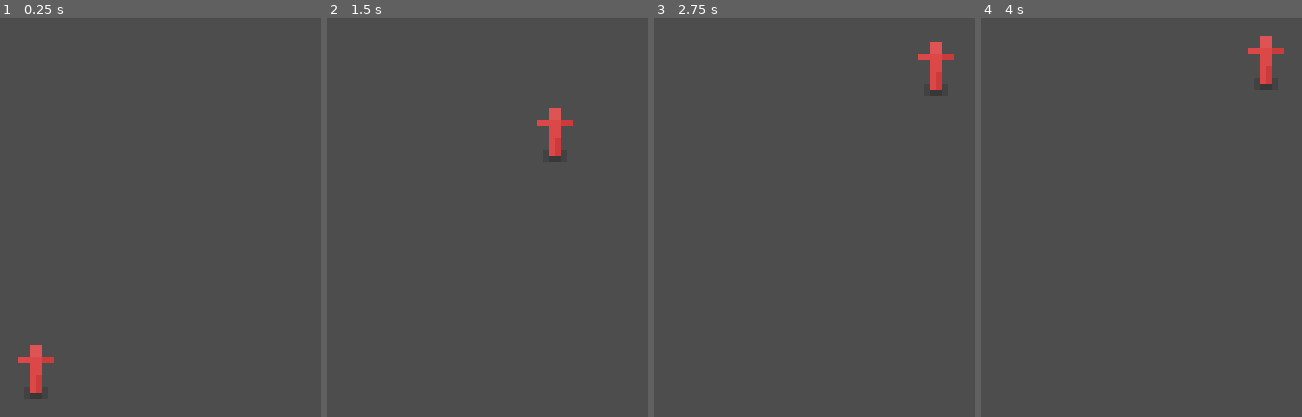
Above: before the commit, frames 1-4 (left to right).
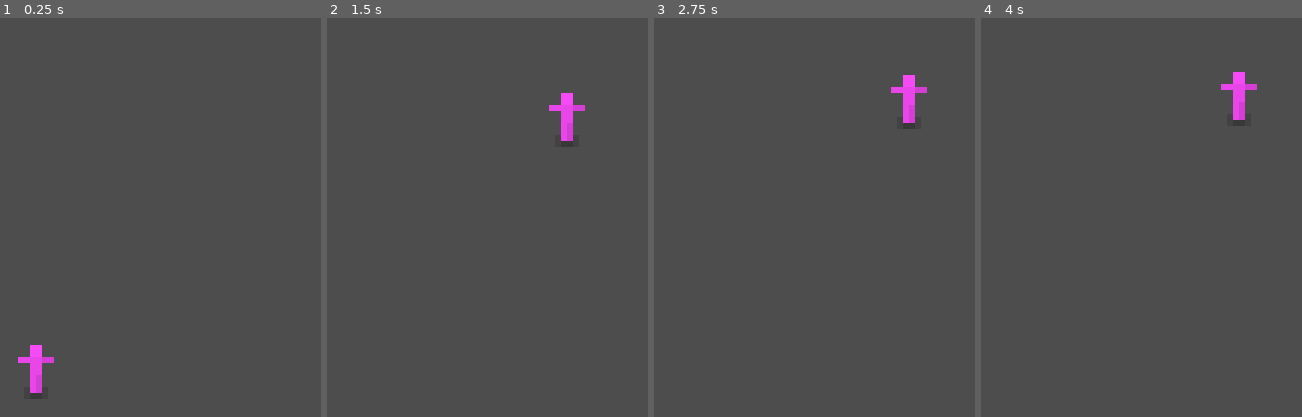
Above: after the commit, the same moments.

Repository: bkopchains/godot-mans
Game: Godot game, scene res://scenes/main.tscn
The game is run twice, just before and just after one commit, with the same random seed, the same clock (stepped at 60 frames per second) and the same inputs.
Inputs (mouse positions are in pixels of both pictures, inside the frame that each line leads up to):
- Up to frame 1 (0.25 s): no input
- Up to frame 2 (1.5 s): tap Enter at 0.5 s; drag from (362, 369) to (554, 129) at 0.52 s; tap Space at 1.25 s; drag from (outside the picture) to (519, 177) at 1.27 s
- Up to frame 3 (2.75 s): tap Enter at 2 s; move the mouse to (881, 129) at 2.02 s; tap 1 at 2.1 s; click (881, 129) at 2.17 s
- Up to frame 4 (4 s): tap Space at 2.75 s; drag from (outside the picture) to (outside the picture) at 2.77 s; tap Enter at 3.5 s; move the mouse to (outside the picture) at 3.52 s; tap 1 at 3.6 s; click (outside the picture) at 3.67 s

The runs differ from the first frame. In frame 1, 0.6% of the frame differs, in the area x 5-17%, y 81-94%; in frame 2, 1.0%; in frame 3, 1.1%, in the area x 73-94%, y 6-27%; in frame 4, 1.1%.

Commit message:
physics and multicolor mans

Diff:
--- a/scenes/mans.tscn
+++ b/scenes/mans.tscn
@@ -1,7 +1,11 @@
-[gd_scene load_steps=6 format=3 uid="uid://q3om0n6fljfc"]
+[gd_scene load_steps=8 format=3 uid="uid://q3om0n6fljfc"]
 
 [ext_resource type="Script" path="res://scripts/mans.gd" id="1_h6m7i"]
 [ext_resource type="Texture2D" uid="uid://b2wixdyi3dao5" path="res://assets/sprites/mans.png" id="2_psv55"]
+
+[sub_resource type="PhysicsMaterial" id="PhysicsMaterial_8kqxp"]
+friction = 0.0
+bounce = 0.5
 
 [sub_resource type="CapsuleShape2D" id="CapsuleShape2D_sg6qj"]
 radius = 5.0
@@ -19,7 +23,15 @@
 fill_to = Vector2(0.5, 0)
 metadata/_snap_enabled = true
 
-[node name="mans" type="Node2D"]
+[sub_resource type="CapsuleShape2D" id="CapsuleShape2D_yod3x"]
+radius = 3.0
+height = 10.0
+
+[node name="mans" type="RigidBody2D"]
+physics_material_override = SubResource("PhysicsMaterial_8kqxp")
+gravity_scale = 0.0
+lock_rotation = true
+linear_damp = 1.0
 script = ExtResource("1_h6m7i")
 
 [node name="Area2D" type="Area2D" parent="."]
@@ -37,6 +49,9 @@
 offset = Vector2(0, 4)
 hframes = 5
 
-[connection signal="input_event" from="Area2D" to="." method="_on_area_2d_input_event"]
-[connection signal="mouse_entered" from="Area2D" to="." method="_on_area_2d_mouse_entered"]
-[connection signal="mouse_exited" from="Area2D" to="." method="_on_area_2d_mouse_exited"]
+[node name="CollisionShape2D" type="CollisionShape2D" parent="."]
+shape = SubResource("CapsuleShape2D_yod3x")
+
+[connection signal="input_event" from="Area2D" to="." method="_on_input_event"]
+[connection signal="mouse_entered" from="Area2D" to="." method="_on_mouse_entered"]
+[connection signal="mouse_exited" from="Area2D" to="." method="_on_mouse_exited"]
--- a/scripts/mans.gd
+++ b/scripts/mans.gd
@@ -1,31 +1,35 @@
-class_name Mans;
-extends Node2D
+class_name Mans
+extends RigidBody2D
+
 @onready var shadow: Sprite2D = $Shadow
 @onready var sprite: Sprite2D = $Sprite
 
 var is_dragging: bool = false
 var drag_offset: Vector2
-var target_position: Vector2
 var prev_position: Vector2
 var rotation_velocity: float = 0.0
-var slide_velocity: Vector2 = Vector2.ZERO
+
+var colors = [
+	Color(1, 0.3, 0.3),  # Red
+	Color(0.3, 0.3, 1),  # Blue
+	Color(0.3, 1, 0.3),  # Green
+	Color(1, 1, 0.3),    # Yellow
+	Color(1, 0.3, 1),    # Purple
+]
 
 func _ready() -> void:
-	# Wait one frame to ensure position is set
-	await get_tree().process_frame
-	target_position = position
 	prev_position = position
+	sprite.modulate = colors[randi() % colors.size()]
 
-func _on_area_2d_input_event(_viewport: Node, event: InputEvent, _shape_idx: int) -> void:
+func _on_input_event(_viewport: Node, event: InputEvent, _shape_idx: int) -> void:
 	if event is InputEventMouseButton:
 		if event.button_index == MOUSE_BUTTON_LEFT:
 			if event.pressed:
-				pick_up();
+				pick_up()
 				drag_offset = position - get_global_mouse_position()
-		# Handle mouse wheel while dragging
-		elif is_dragging and (event.button_index == MOUSE_BUTTON_WHEEL_UP or event.button_index == MOUSE_BUTTON_WHEEL_DOWN):
+		elif event.button_index == MOUSE_BUTTON_WHEEL_UP or event.button_index == MOUSE_BUTTON_WHEEL_DOWN:
 			var direction = 1 if event.button_index == MOUSE_BUTTON_WHEEL_UP else -1
-			sprite.frame = wrapi(sprite.frame + direction, 0, 5)  # 5 is number of frames
+			sprite.frame = wrapi(sprite.frame + direction, 0, 5)
 
 func _input(event: InputEvent) -> void:
 	if event is InputEventMouseButton:
@@ -34,52 +38,48 @@
 				put_down()
 		elif event.button_index == MOUSE_BUTTON_RIGHT and is_dragging:
 			if event.pressed:
-				get_viewport().set_input_as_handled()  # Prevent new mans from spawning
+				get_viewport().set_input_as_handled()
 				queue_free()
+
+	# Handle number keys for color changes while dragging
+	elif event is InputEventKey and is_dragging:
+		if event.pressed:
+			# Check for number keys 1-5
+			var key_num = event.keycode - KEY_1
+			if key_num >= 0 and key_num < colors.size():
+				sprite.modulate = colors[key_num]
 
 func _physics_process(delta: float) -> void:
 	if is_dragging:
-		target_position = get_global_mouse_position() + drag_offset
-		position = position.lerp(target_position, 0.05)  # Only lerp while dragging
+		var target = get_global_mouse_position() + drag_offset
+		var direction = (target - position)
+		linear_velocity = direction * 30
+
+	# Calculate rotation based on movement
+	if linear_velocity.length() > 1:
+		rotation_velocity = lerp(rotation_velocity, linear_velocity.x * 0.005, 0.5)
 	else:
-		# Just apply sliding when not dragging, no lerping to target
-		position += slide_velocity * delta
-		slide_velocity = slide_velocity.lerp(Vector2.ZERO, 2.0 * delta)  # Even slower damping
+		rotation_velocity = lerp(rotation_velocity, 0.0, 0.5)
 
-	var velocity = (position - prev_position) / delta
-
-	if is_dragging:
-		slide_velocity = velocity  # Store amplified velocity while dragging
-
-	if !is_dragging:
-		rotation_velocity = lerp(rotation_velocity, 0.0, 0.5)
-	else:
-		rotation_velocity = lerp(rotation_velocity, velocity.x * 0.005, 0.5)
 	sprite.rotation = rotation_velocity
-
 	prev_position = position
-
-
-func _on_area_2d_mouse_entered() -> void:
-	# Show grab cursor when hovering
-	if !is_dragging:
-		Input.set_default_cursor_shape(Input.CURSOR_POINTING_HAND)
-
-func _on_area_2d_mouse_exited() -> void:
-	# Reset cursor when not hovering (unless dragging)
-	if !is_dragging:
-		Input.set_default_cursor_shape(Input.CURSOR_ARROW)
 
 func pick_up():
 	is_dragging = true
 	sprite.position.y = -6
 	shadow.scale = Vector2(1.5, 1.5)
-	# Show grabbed cursor while holding
 	Input.set_default_cursor_shape(Input.CURSOR_DRAG)
 
 func put_down():
 	is_dragging = false
 	sprite.position.y = -4
 	shadow.scale = Vector2(1, 1)
-	# Reset cursor
 	Input.set_default_cursor_shape(Input.CURSOR_ARROW)
+
+func _on_mouse_entered() -> void:
+	if !is_dragging:
+		Input.set_default_cursor_shape(Input.CURSOR_POINTING_HAND)
+
+func _on_mouse_exited() -> void:
+	if !is_dragging:
+		Input.set_default_cursor_shape(Input.CURSOR_ARROW)
Binary file changed: assets/sprites/mans.png
